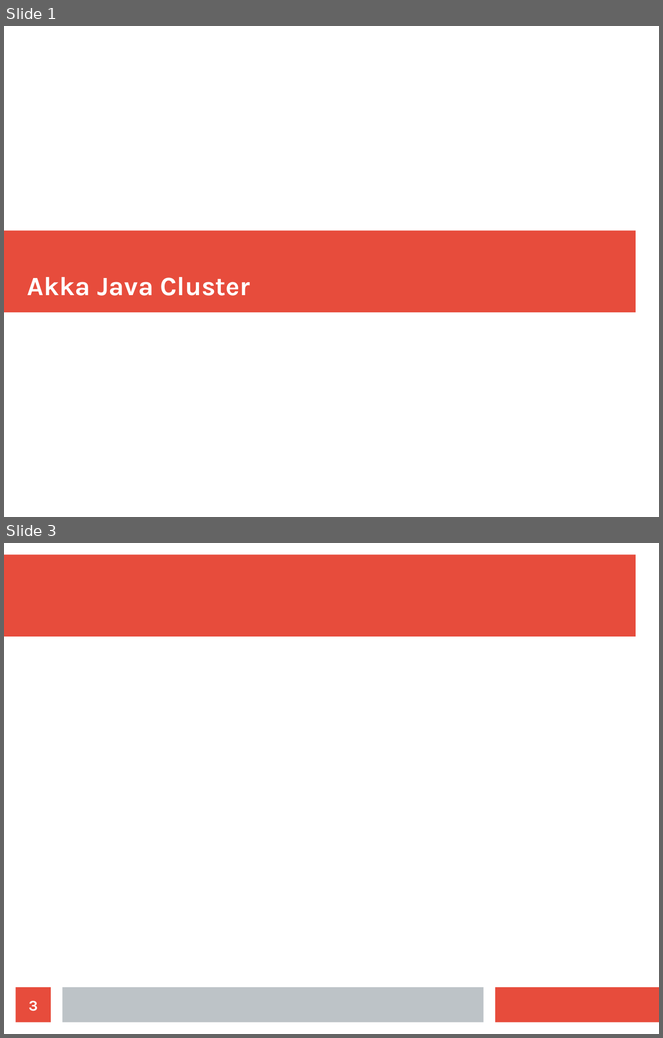
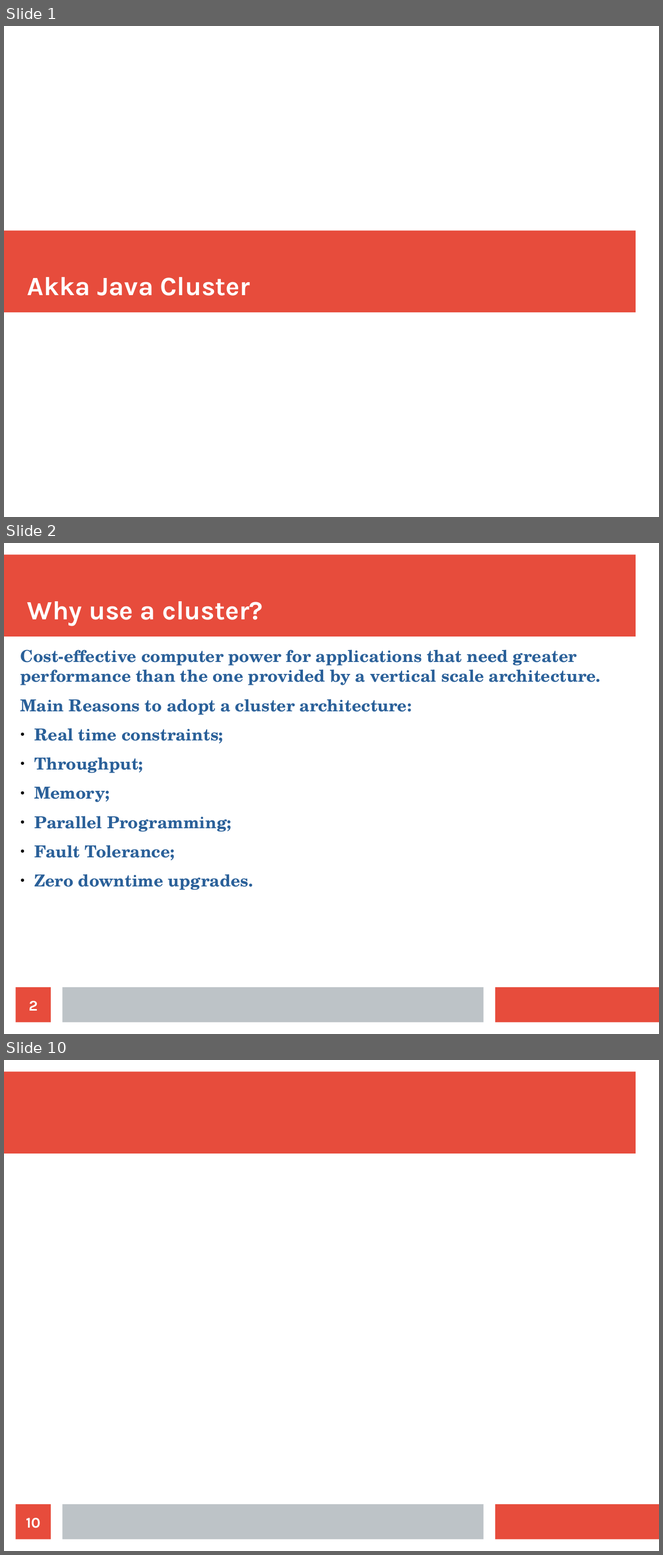
Before and after one commit to bytemania/akka-java-cluster, a slide deck: src/main/resources/res/presentation.odp. Shown one above the other, each under a label of ours: slides 1 and 3 before the commit, slides 1, 2 and 10 after it; the slides between them are not shown. The pictures are 663x1038 and 663x1555 pixels, drawn with LibreOffice and Linux fonts; fonts in the diff are those of the drawing. Boxes give left, top, right and bottom in pixels: in the first picture for what was removed or moved away, otherwise in the second. Text is boxed around its words. In the diff, an @@ line names an element or a change of style, - is before the commit and + after.

```diff
--- a/src/main/resources/res/presentation.odp
+++ b/src/main/resources/res/presentation.odp
@@ slide 2 added at box(4, 543, 659, 1034), background #FFFFFF; not listed: 3 template elements that a slide beside it also shows @@
@@ title added at box(27, 601, 263, 626), 32 pt, text #FFFFFF, bold @@
+Why use a cluster?
@@ text added at box(20, 650, 601, 890), 20 pt, text #2A6099, bold @@
+Cost-effective computer power for applications that need greater performance than the one provided by a vertical scale architecture.
+Main Reasons to adopt a cluster architecture:
+● Real time constraints;
+● Throughput;
+● Memory;
+● Parallel Programming;
+● Fault Tolerance;
+● Zero downtime upgrades.
@@ page number added at box(16, 988, 51, 1023), fill #E74C3C, 18 pt, text #FFFFFF, bold @@
+2
@@ what was slide 3 is now slide 10 @@
@@ page number at box(26, 1518, 40, 1529): text changed @@
-3
+10
```
Also in this commit, not shown: 8 other slides added, 1 slide removed, 2 other files.
